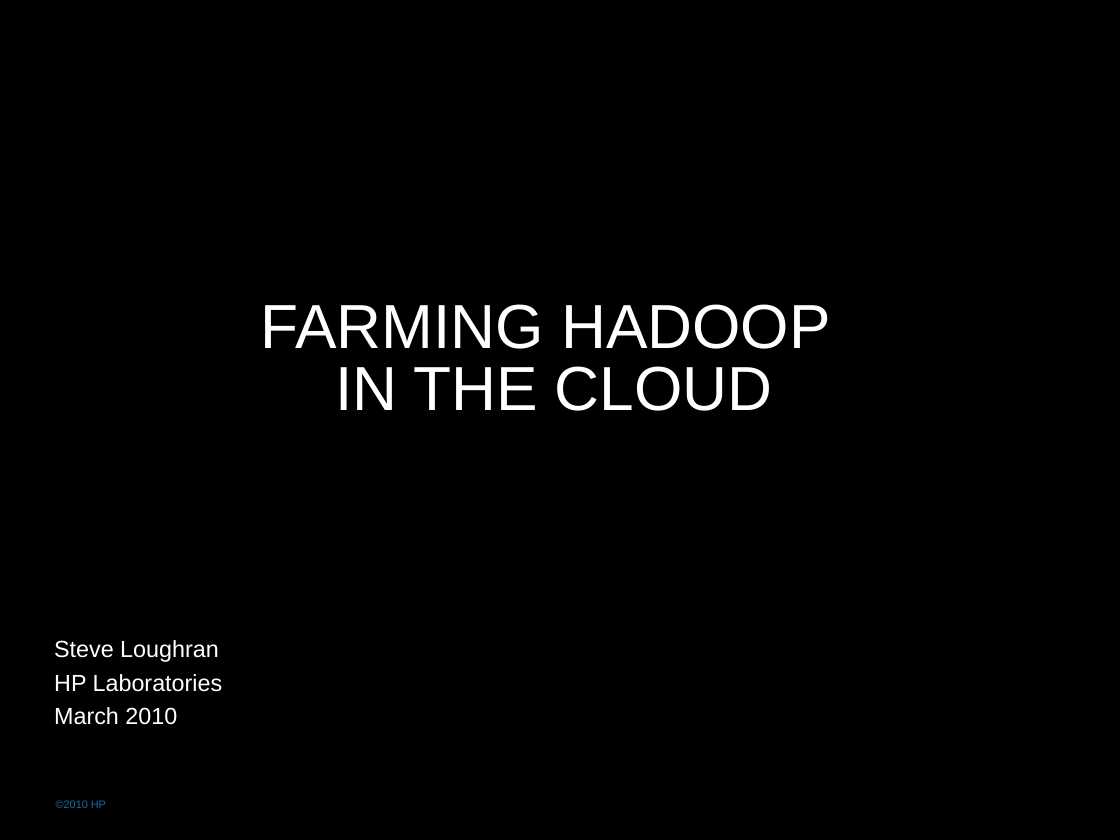
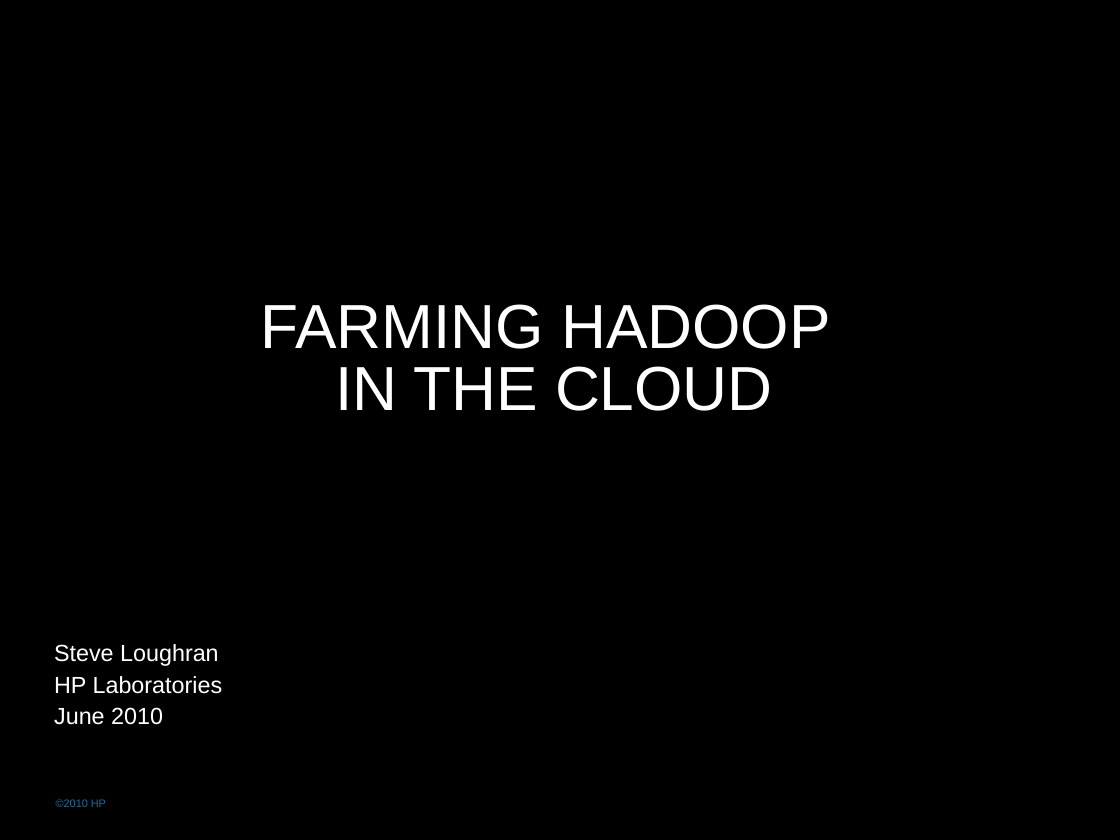
Before and after one commit to rhusar/smartfrog, a slide deck: slide 1 of core/components/cloudfarmer/doc/farming_hadoop_in_the_cloud.ppt. Drawn at 1120x840 pixels with LibreOffice and Linux fonts; fonts in the diff are those of the drawing; background and template pictures are left out. Boxes give left, top, right and bottom in pixels: in the first picture for what was removed or moved away, otherwise in the second. Text is boxed around its words. In the diff, an @@ line names an element or a change of style, - is before the commit and + after.

```diff
--- a/core/components/cloudfarmer/doc/farming_hadoop_in_the_cloud.ppt
+++ b/core/components/cloudfarmer/doc/farming_hadoop_in_the_cloud.ppt
@@ text at [54, 644, 223, 694]: line spacing 1.2 to 0.93; line spacing 1.2 to 1.12 @@
@@ text at [54, 707, 163, 725]: text changed @@
-March 2010
+June 2010
```
Also in this commit, not shown: 23 other slides changed, 1 slide added.
